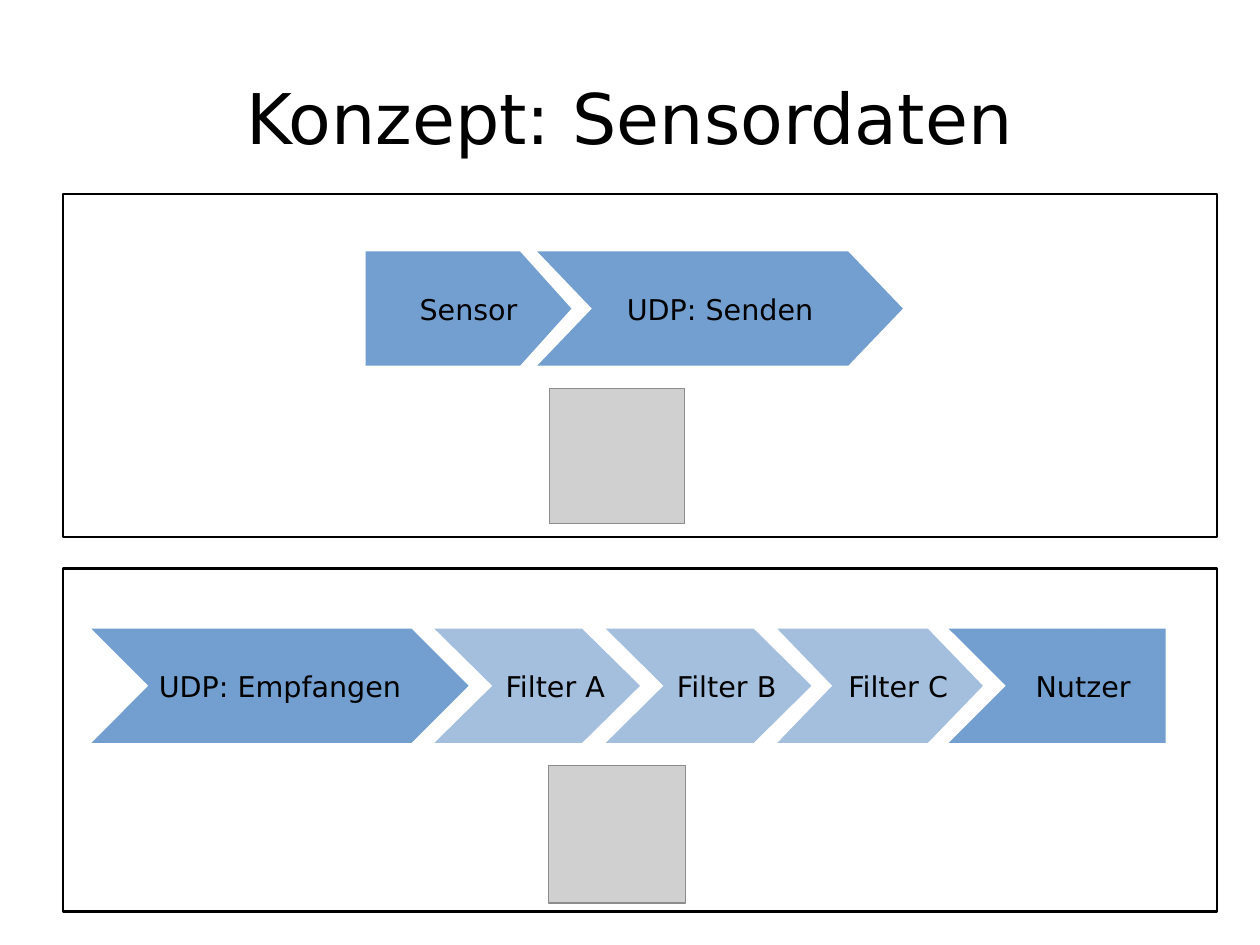
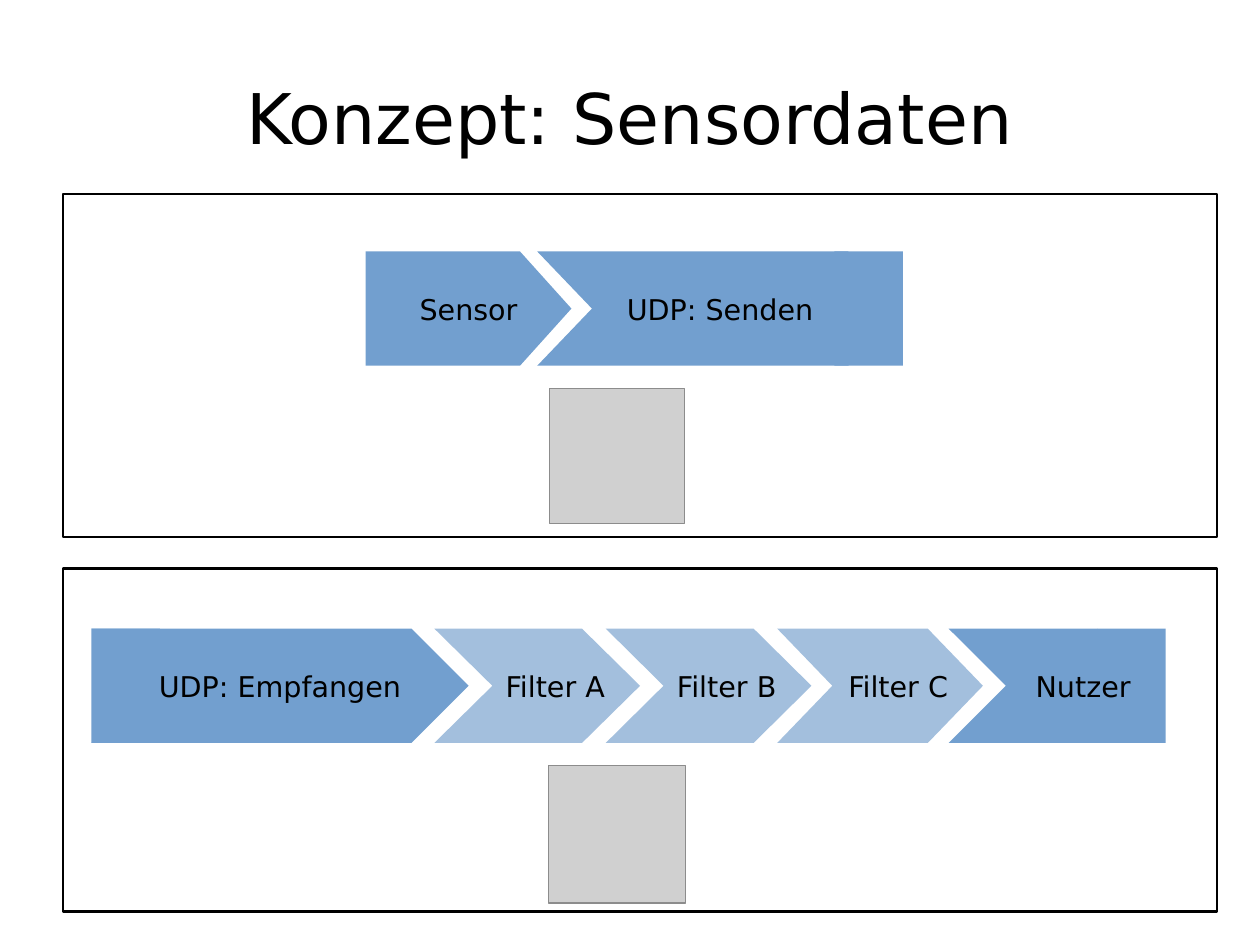
Before and after one commit to enra64/psychic-giggle, a slide deck: slide 14 of zwischenstand anfang dezember.odp (slide 16 before the commit). Drawn at 1260x945 pixels with LibreOffice and Linux fonts; fonts in the diff are those of the drawing; grey boxes stand for pictures. Boxes give left, top, right and bottom in pixels: in the first picture for what was removed or moved away, otherwise in the second. Text is boxed around its words. In the diff, an @@ line names an element or a change of style, - is before the commit and + after.

```diff
--- a/zwischenstand anfang dezember.odp
+++ b/zwischenstand anfang dezember.odp
@@ rectangle added at <box>835,252,903,366</box>, fill #729FCF @@
@@ rectangle added at <box>91,629,160,743</box>, fill #729FCF @@
```
Also in this commit, not shown: 8 other slides changed, 3 slides removed.
